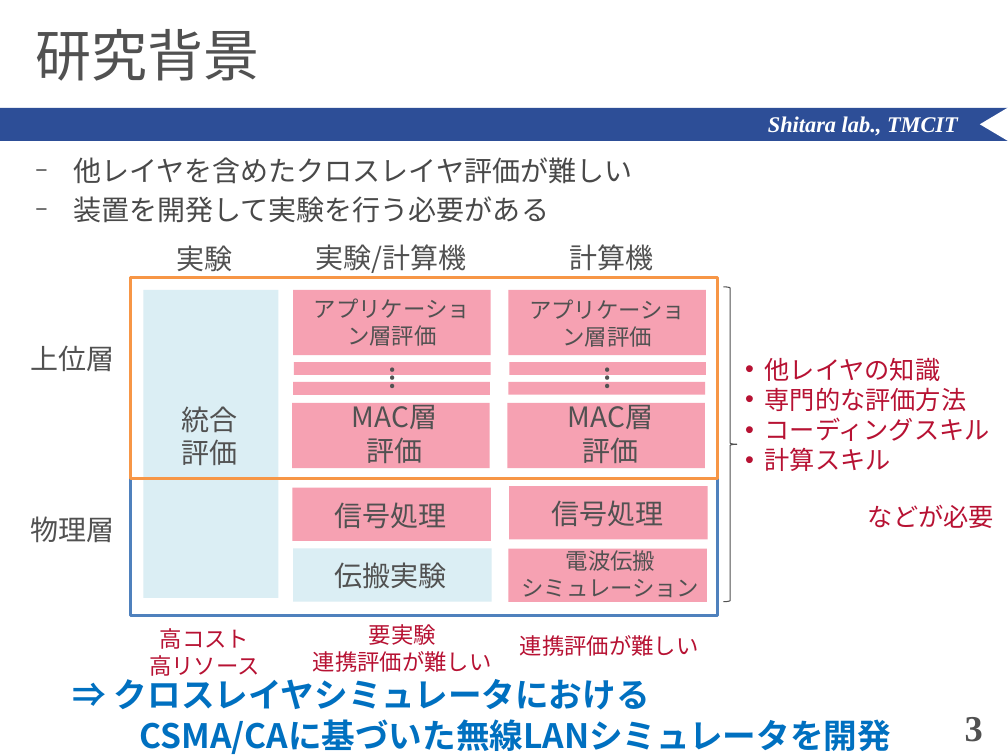
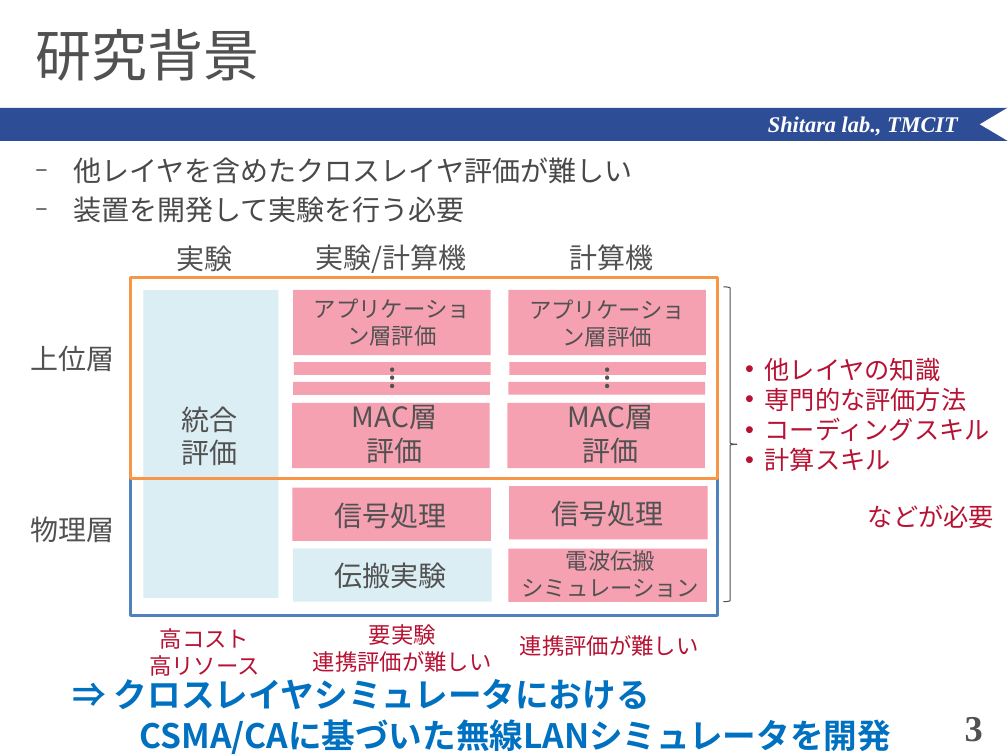
Before and after one commit to ShitaLab-TMCIT/IEEE802.11simulator, a slide deck: slide 3 of paper/shimozawa.pptx. Drawn at 1008x756 pixels with LibreOffice and Linux fonts; fonts in the diff are those of the drawing. Boxes give left, top, right and bottom in pixels: in the first picture for what was removed or moved away, otherwise in the second. Text is boxed around its words. In the diff, an @@ line names an element or a change of style, - is before the commit and + after.

```diff
--- a/paper/shimozawa.pptx
+++ b/paper/shimozawa.pptx
@@ text at bbox=[73, 196, 465, 223]: text changed @@
-− 装置を開発して実験を行う必要がある
+− 装置を開発して実験を行う必要
```
Also in this commit, not shown: 11 other slides changed, 13 other files.
